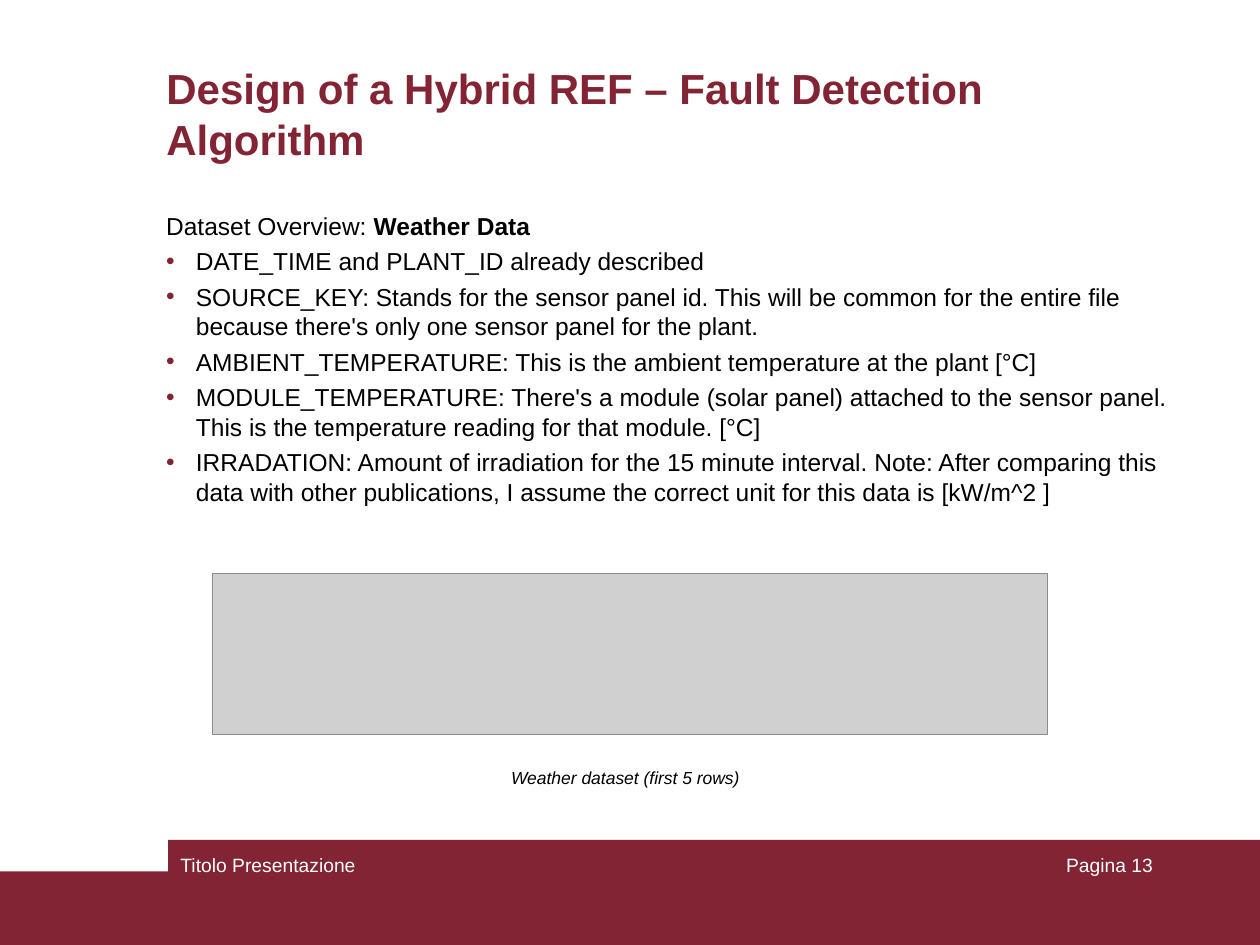
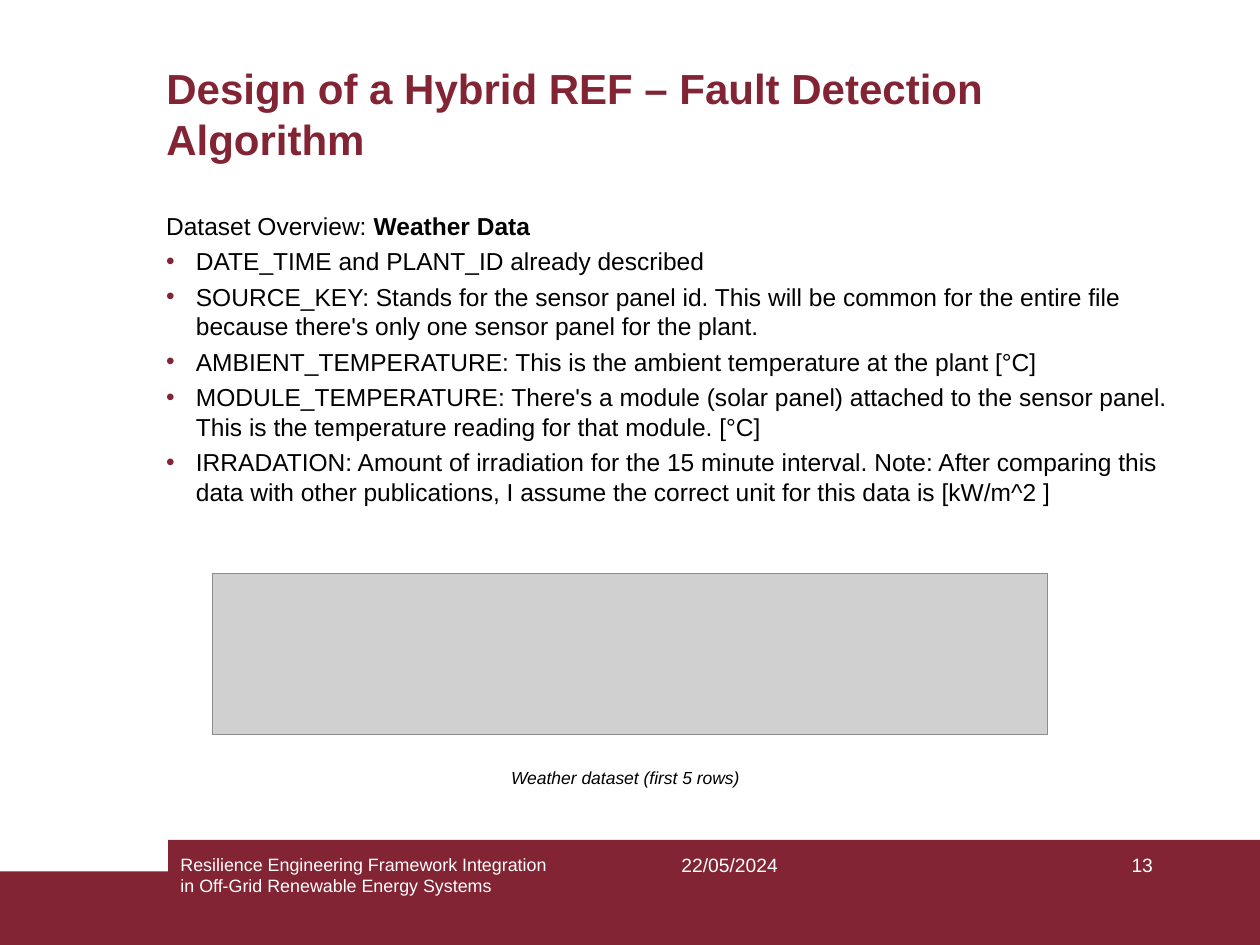
Before and after one commit to pierlucaanania/ResilienceEngineering4Minigrid_Africa, a slide deck: slide 13 of MSc Thesis/PresPptSapienza.ppt. Drawn at 1260x945 pixels with LibreOffice and Linux fonts; fonts in the diff are those of the drawing; grey boxes stand for pictures. Boxes give left, top, right and bottom in pixels: in the first picture for what was removed or moved away, otherwise in the second. Text is boxed around its words. In the diff, an @@ line names an element or a change of style, - is before the commit and + after.

Commit message:
Update ppt

```diff
--- a/MSc Thesis/PresPptSapienza.ppt
+++ b/MSc Thesis/PresPptSapienza.ppt
@@ text at bbox=[180, 858, 546, 896]: text changed; size 11 to 10.2 pt @@
-Titolo Presentazione
+Resilience Engineering Framework Integration in Off-Grid Renewable Energy Systems
@@ text added at bbox=[681, 858, 777, 873], 11 pt, text #FFFFFF @@
+22/05/2024
@@ page number at bbox=[1132, 858, 1153, 872]: text changed @@
-Pagina 13
+13
```
